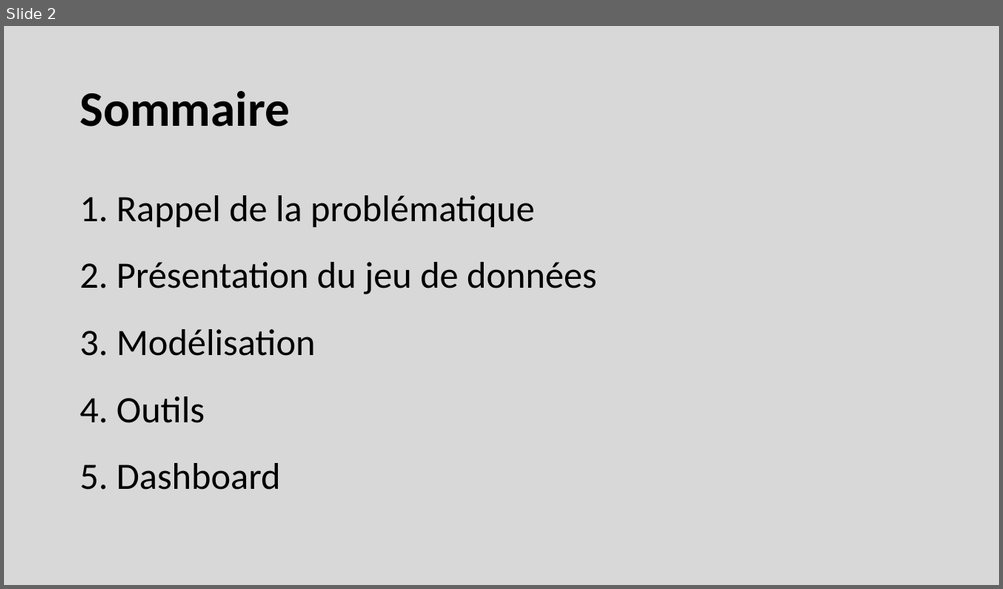
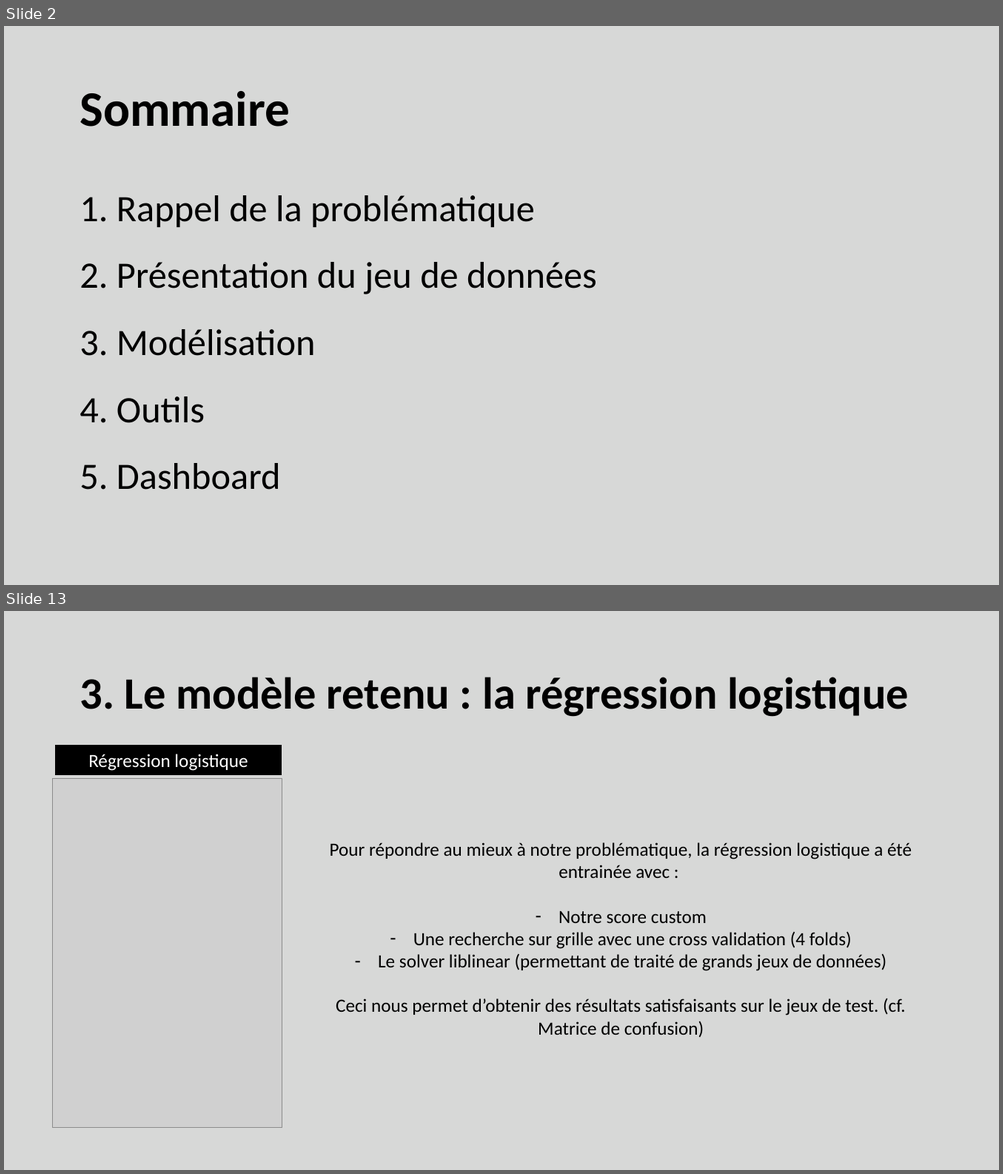
Before and after one commit to pbonte92/P7_Paul_Bonte, a slide deck: Paul_Bonte_P7_03_Présentation.pptx. Shown one above the other, each under a label of ours: slide 2 before the commit, slides 2 and 13 after it; the slides between them are not shown. The pictures are 1003x589 and 1003x1174 pixels, drawn with LibreOffice and Linux fonts; fonts in the diff are those of the drawing; grey boxes stand for pictures. Boxes give left, top, right and bottom in pixels: in the first picture for what was removed or moved away, otherwise in the second. Text is boxed around its words. In the diff, an @@ line names an element or a change of style, - is before the commit and + after.

```diff
--- a/Paul_Bonte_P7_03_Présentation.pptx
+++ b/Paul_Bonte_P7_03_Présentation.pptx
@@ slide 13 added at [4, 611, 999, 1170], background #FFFFFF @@
@@ rectangle added at [4, 611, 999, 1170], fill #D7D8D7, outline #D7D8D7 1 pt @@
@@ title added at [79, 677, 908, 717], 43.2 pt, text #000000, bold @@
+3. Le modèle retenu : la régression logistique
@@ rectangle added at [56, 745, 282, 775], fill #000000, outline #000000 1 pt, 18 pt, text #FFFFFF @@
+Régression logistique
@@ picture added at [53, 779, 282, 1128] @@
@@ text added at [330, 843, 911, 1037], 18 pt, text #000000 @@
+Pour répondre au mieux à notre problématique, la régression logistique a été entrainée avec :
+– Notre score custom
+– Une recherche sur grille avec une cross validation (4 folds)
+– Le solver liblinear (permettant de traité de grands jeux de données)
+Ceci nous permet d’obtenir des résultats satisfaisants sur le jeux de test. (cf. Matrice de confusion)
```
Also in this commit, not shown: 5 slides changed, 11 other slides added, 2 slides removed, 7 other files.
